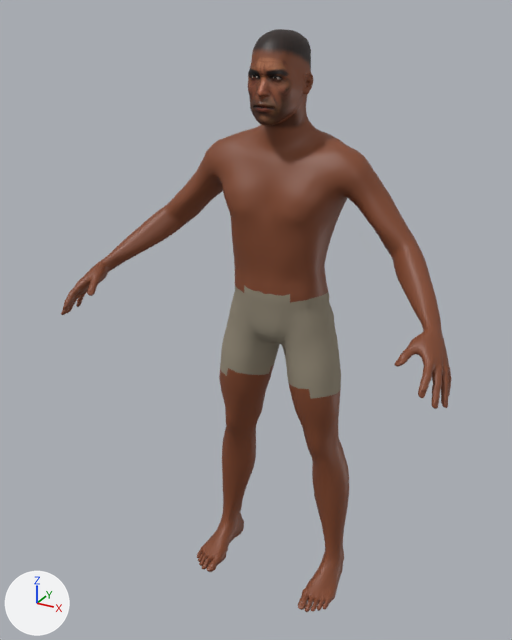
The glTF model characters_art/players/masters/player_warrior.glb, before and after one commit.
Camera for both pictures: a 50 mm camera at (0.951, -1.93, 1.923) aimed at (-0.038, -0.132, 1.023). The lights are fixed; the arrows at lower left show +X, +Y and +Z. The older version comes first.

Objects in the first picture: 'player_warrior_body'.
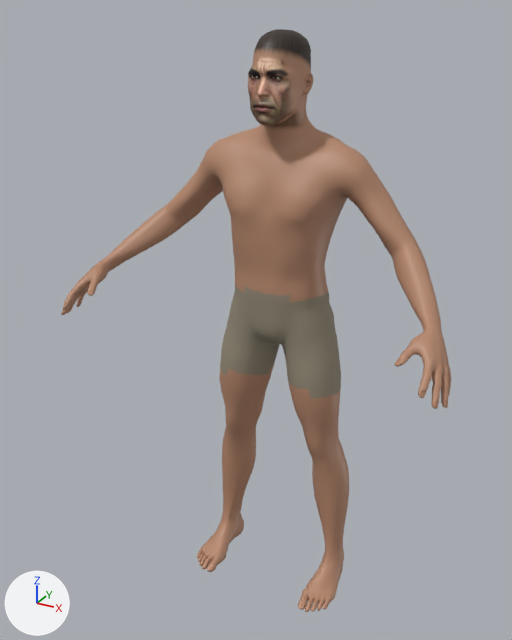
Location of each change, (x1, y1, x2, y2) in pixels of the pictures (512 x 640 px):
```json
{"object": "player_warrior_body", "change": "surface changed", "before": [61, 36, 452, 612], "after": [61, 36, 452, 612], "on screen": "lighter"}
```

Scene script edits in JSON lines:
```json
{"op": "add", "block": "img_image_2", "code": ["img_image_2 = load_image('Image_2', '_unpacked/Image_2', 2048, 2048, 'Non-Color')"]}
{"block": "mat_skin", "change": "nodes: BsdfPrincipled, Mix, OutputMaterial, TexImage"}
{"block": "mat_skin", "change": "colours: brown #b78a6e"}
{"block": "mat_skin", "change": "nodes: BsdfPrincipled, NormalMap, OutputMaterial, TexImage x2"}
{"block": "mat_skin", "change": "uses the picture img_image_2"}
```
